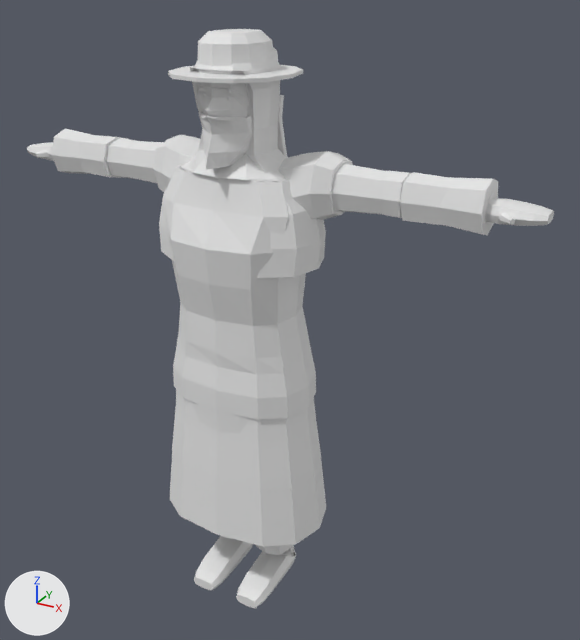
Before and after pictures for a commit that changed the Blender file art/models/characters/human_m.blend.
Both versions are drawn from a 50 mm lens placed at (1.194, -1.876, 1.924), pointed at (0.089, 0.134, 0.919). Lighting does not change. The marker at lower left points along +X, +Y and +Z. The picture after the commit comes second.

The first picture shows 'Apron', 'Armour_Mail', 'Armour_Plate', 'Armour_Robes', 'Beard_Full', 'Body', 'Cape', 'Coat', 'Hat_Brimmed', 'Hood', 'Sleeves_Rolled' and 2 more.
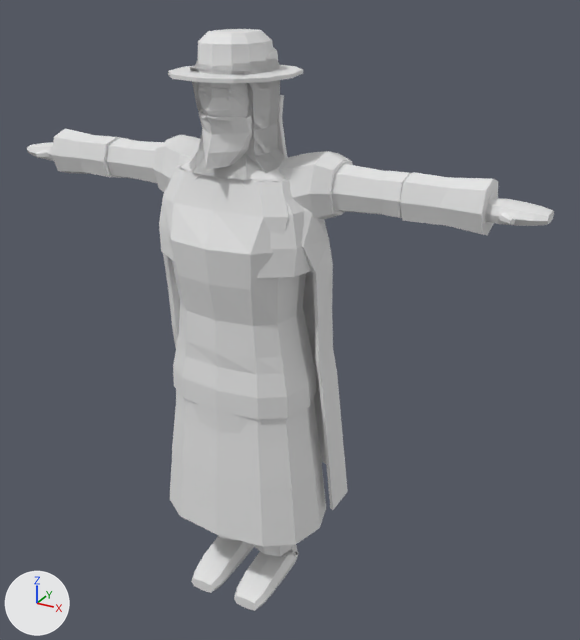
Location of each change, [x1, y1, x2, y2] in pixels of the pictures (580 x 640 px):
'Worn_Cloak', added
    after: [163, 162, 348, 510]
'Worn_Hood', added
    after: [189, 57, 286, 180]
'Worn_Boots', added
    after: [191, 535, 299, 611]
'Hood', unchanged, covered by the edit
    before: [189, 57, 286, 180]

The change in detail:
Mesh me_worn_hood is new.
It has 348 vertices, 188 faces and spans x -0.15..0.15, y -0.119..0.135, z 1.411..1.756.
It uses material mat_human (white #e7e7e7).
Mesh me_cloak is new.
It has 608 vertices, 316 faces and spans x -0.291..0.291, y -0.1..0.323, z 0.325..1.448.
It uses material mat_human (white #e7e7e7).
Mesh me_worn_boot_l is new.
It has 608 vertices, 312 faces and spans x -0.175..0.175, y -0.162..0.106, z 0.003..0.398.
It uses material mat_human (white #e7e7e7).
Object 'Worn_Hood' (ob_worn_hood) is new; it shows me_worn_hood.
Its location is (0.0, 0.0, 0.0).
Object 'Worn_Cloak' (ob_worn_cloak) is new; it shows me_cloak.
Its location is (0.0, 0.0, 0.0).
Object 'Worn_Boots' (ob_worn_boots) is new; it shows me_worn_boot_l.
Its location is (0.0, 0.0, 0.0).
